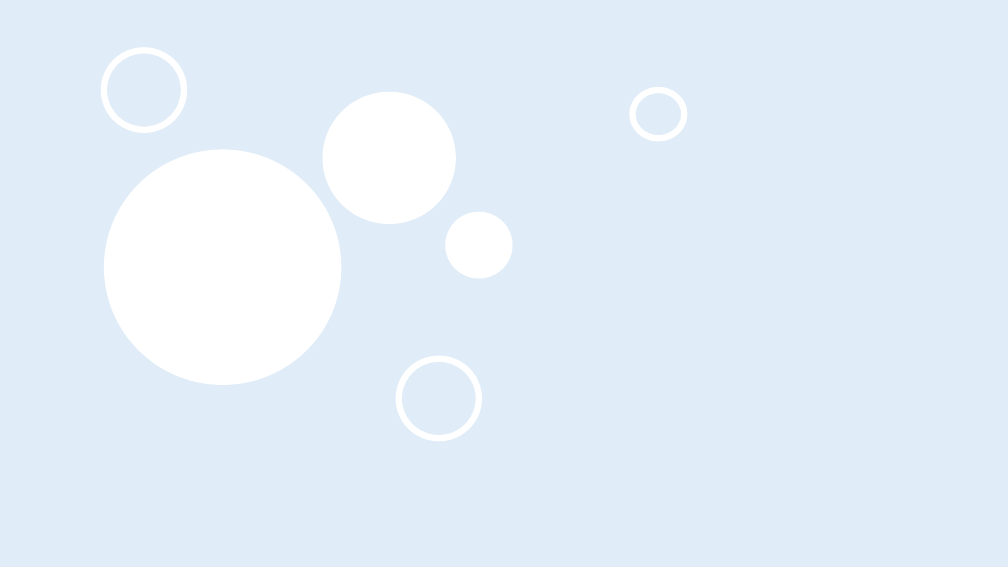
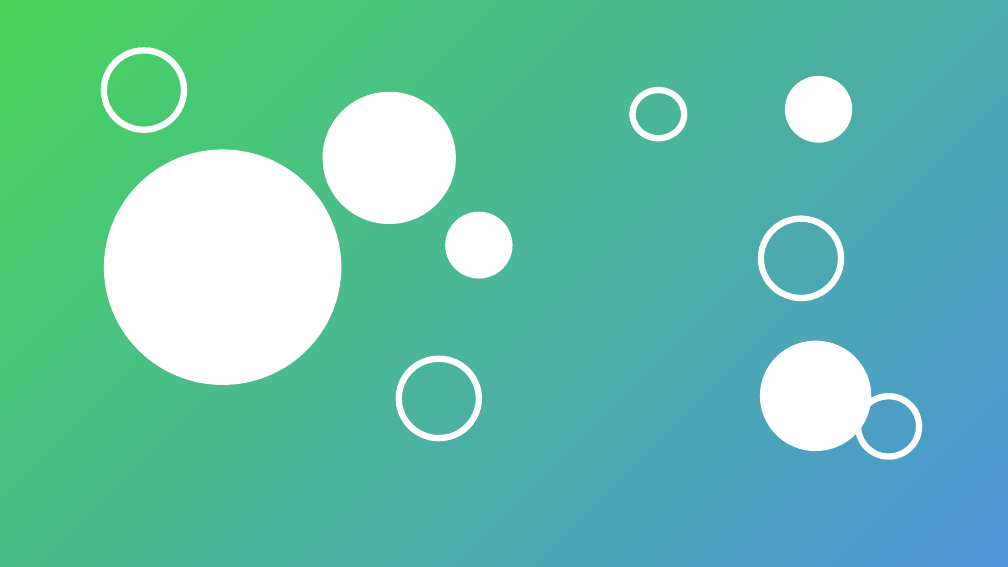
Before and after one commit to PrasadSawant11121999/portfolio, a slide deck: slide 1 of Documentation/Images.pptx. Drawn at 1008x567 pixels with LibreOffice and Linux fonts; fonts in the diff are those of the drawing. Boxes give left, top, right and bottom in pixels: in the first picture for what was removed or moved away, otherwise in the second. Text is boxed around its words. In the diff, an @@ line names an element or a change of style, - is before the commit and + after.

```diff
--- a/Documentation/Images.pptx
+++ b/Documentation/Images.pptx
@@ rectangle at (0, 0, 1008, 567): fill #E0EDF8 to gradient #47D45A to #4E95D9 @@
@@ ellipse added at (785, 76, 852, 142), fill #FFFFFF @@
@@ ellipse added at (761, 219, 842, 298), outline #FFFFFF 6 pt @@
@@ ellipse added at (760, 341, 871, 451), fill #FFFFFF @@
@@ ellipse added at (858, 396, 920, 457), outline #FFFFFF 6 pt @@
```
Also in this commit, not shown: 1 slide added, 11 other files.
